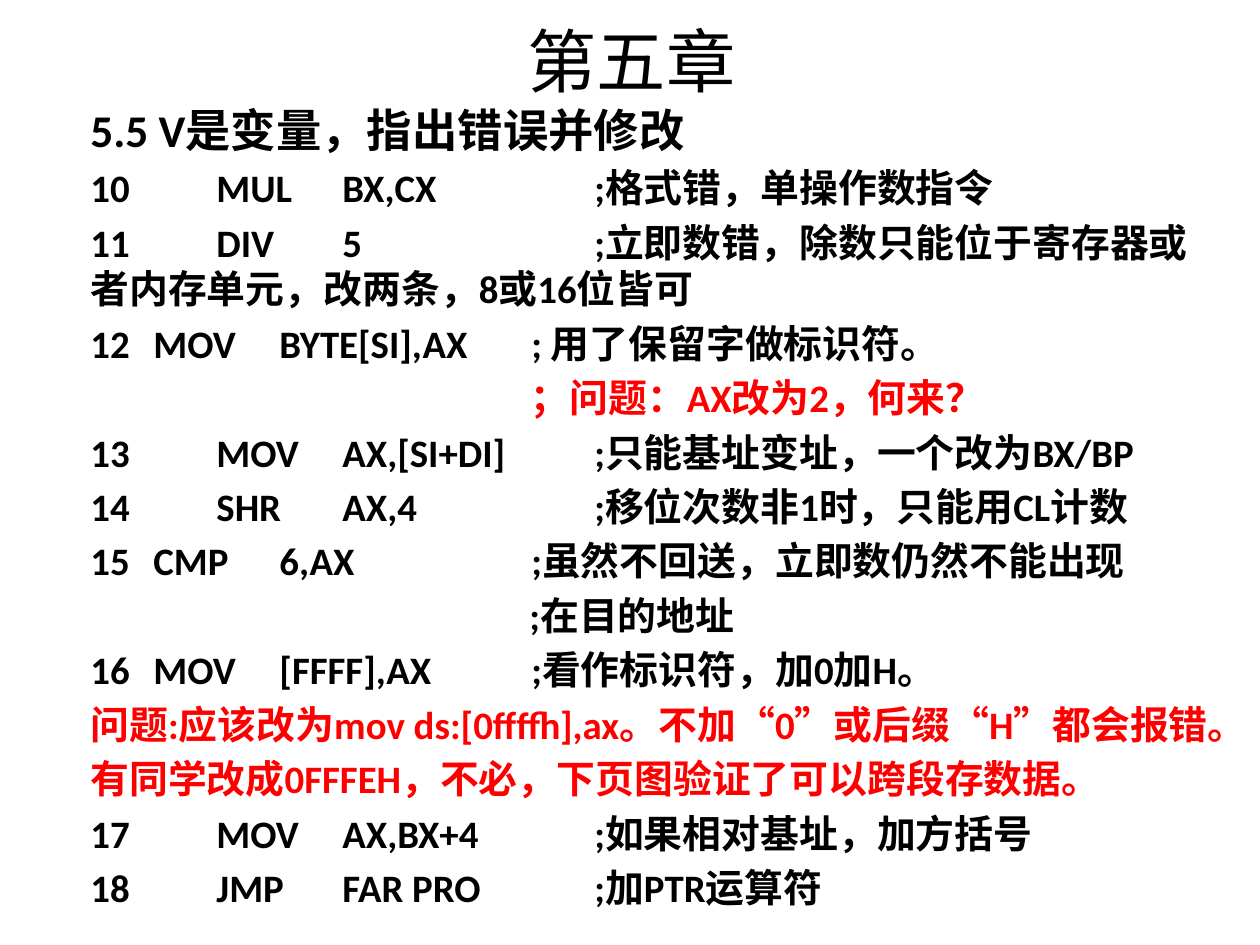
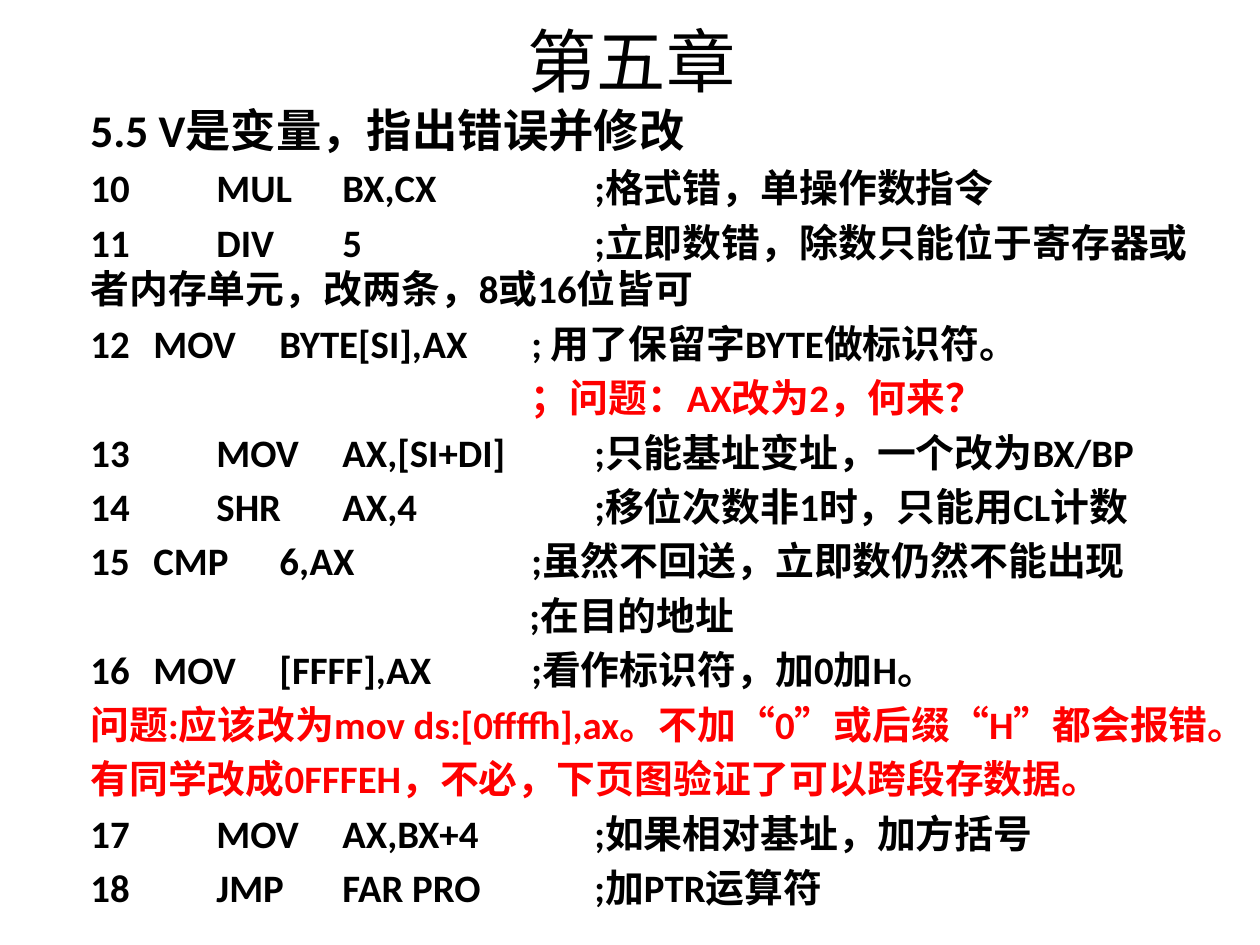
Before and after one commit to 3210448723/HnustExam, a slide deck: slide 11 of 汇编语言/汇编作业-有自己的修改.pptx. Drawn at 1260x945 pixels with LibreOffice and Linux fonts; fonts in the diff are those of the drawing. Boxes give left, top, right and bottom in pixels: in the first picture for what was removed or moved away, otherwise in the second. Text is boxed around its words. In the diff, an @@ line names an element or a change of style, - is before the commit and + after.

```diff
--- a/汇编语言/汇编作业-有自己的修改.pptx
+++ b/汇编语言/汇编作业-有自己的修改.pptx
@@ text at (x1=153, y1=325, x2=1018, y2=364): text changed @@
-  12 MOV BYTE[SI],AX ; 用了保留字做标识符。
+  12 MOV BYTE[SI],AX ; 用了保留字BYTE做标识符。
```
Also in this commit, not shown: 13 other slides changed.
